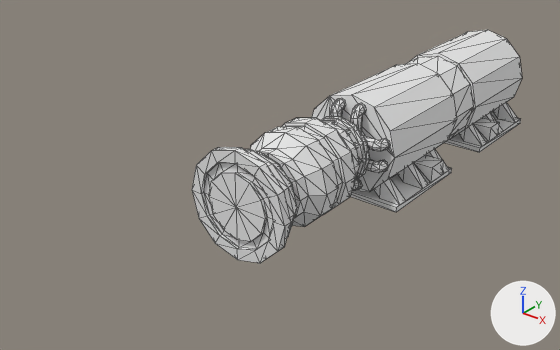
One commit to the OBJ model src/main/resources/assets/hbm/models/fusion/htrf4.obj: the scene before it, then after it.
The view is the same before and after, from a 50 mm lens placed at (16.9, -30.4, 15.9), pointed at (-1.7, -7.2, 1.6). The lights are fixed; the arrows at lower right show +X, +Y and +Z. The older version comes first. Mesh edges are drawn as thin lines. Where no turn or scale is listed for an object, it has been applied to the vertices.

In view in the first picture: 'Base', 'Engine', 'Rotor', 'Rotor2'.
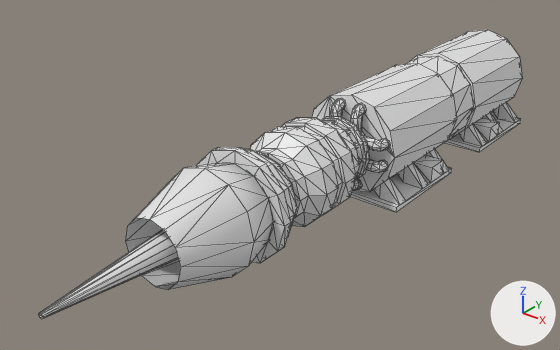
Patch to the scene script:
```diff
--- a/src/main/resources/assets/hbm/models/fusion/htrf4.obj.py
+++ b/src/main/resources/assets/hbm/models/fusion/htrf4.obj.py
@@ me_exhaust @@
+me_exhaust.from_pydata(...)  # 72 vertices, 120 faces; spans x -2.12..2.12, y -20.34..-11.77, z 0.38..4.62
@@ ob_exhaust @@
+ob_exhaust = bpy.data.objects.new('Exhaust', me_exhaust)
+ob_exhaust.location = (0.0, 0.0, 0.0)
```

Pixel boxes [x1, y1, x2, y2] of what changed, in the pictures (560 x 350 px):
'Exhaust', added: after [39, 163, 273, 319]
'Engine', unchanged, covered by the edit: before [192, 147, 297, 263]; after [196, 147, 297, 263]
